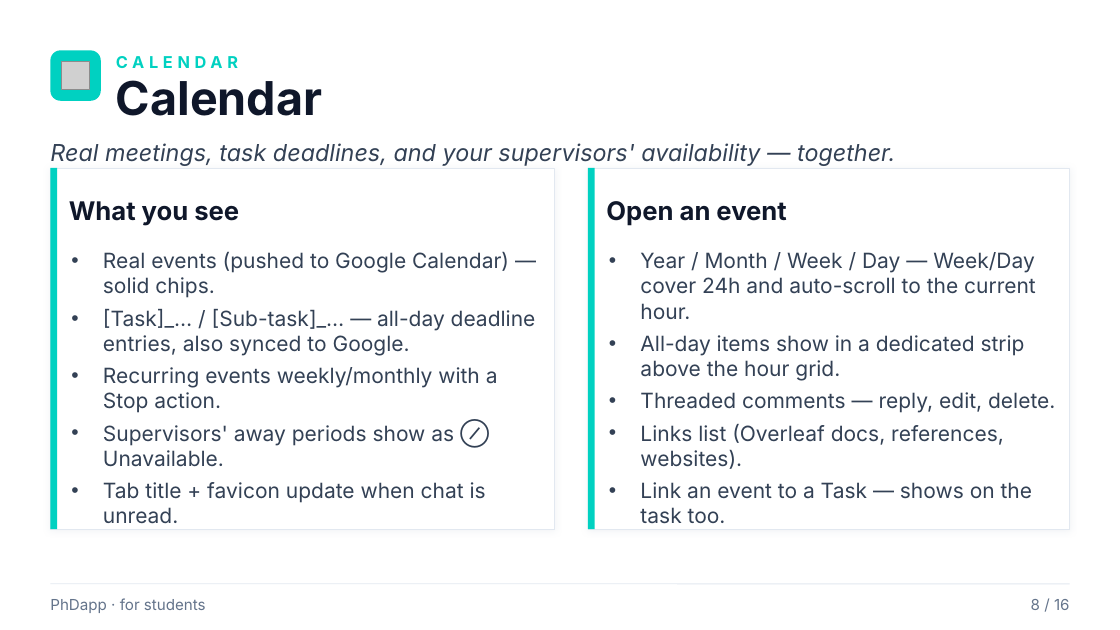
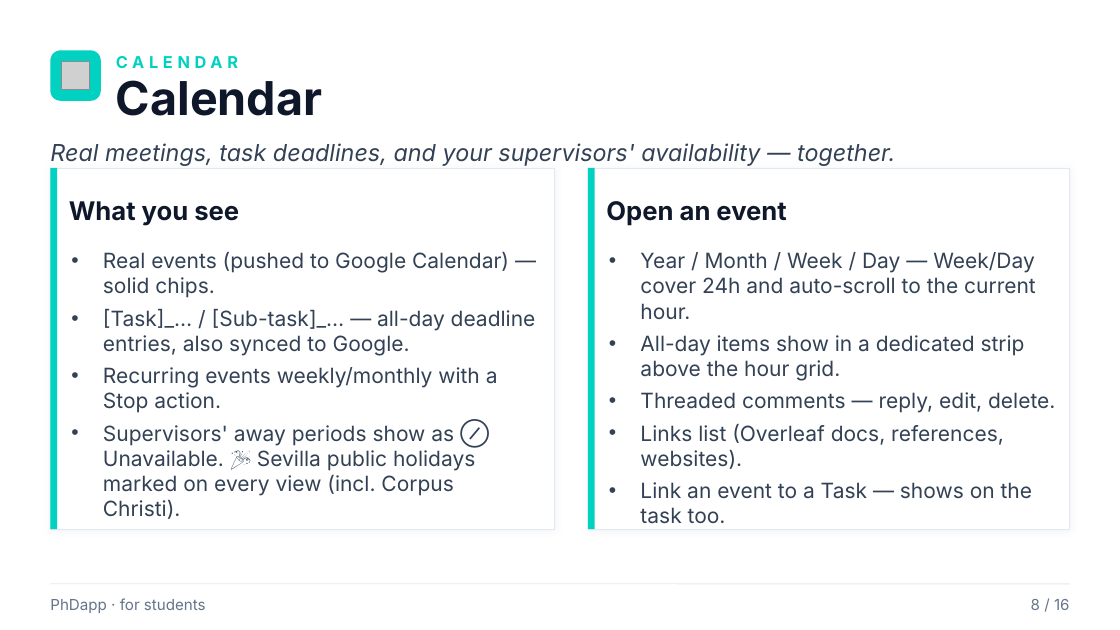
Before and after one commit to rafacastrocsic/phdapp, a slide deck: slide 8 of docs/PhDapp_Student_Overview.pptx. Drawn at 1120x630 pixels with LibreOffice and Linux fonts; fonts in the diff are those of the drawing; grey boxes stand for pictures. Boxes give left, top, right and bottom in pixels: in the first picture for what was removed or moved away, otherwise in the second. Text is boxed around its words. In the diff, an @@ line names an element or a change of style, - is before the commit and + after.

```diff
--- a/docs/PhDapp_Student_Overview.pptx
+++ b/docs/PhDapp_Student_Overview.pptx
@@ text at (103, 425, 475, 519): text changed @@
-• Supervisors' away periods show as ⊘ Unavailable.
-• Tab title + favicon update when chat is unread.
+• Supervisors' away periods show as ⊘ Unavailable. 🎉 Sevilla public holidays marked on every view (incl. Corpus Christi).
```
Also in this commit, not shown: 1 other slide changed, 3 other files.
